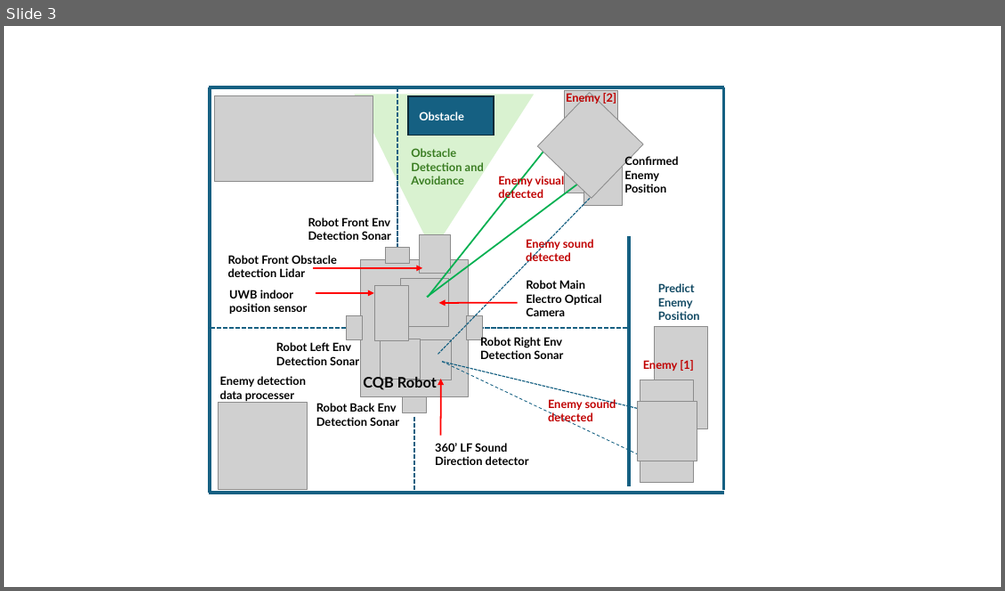
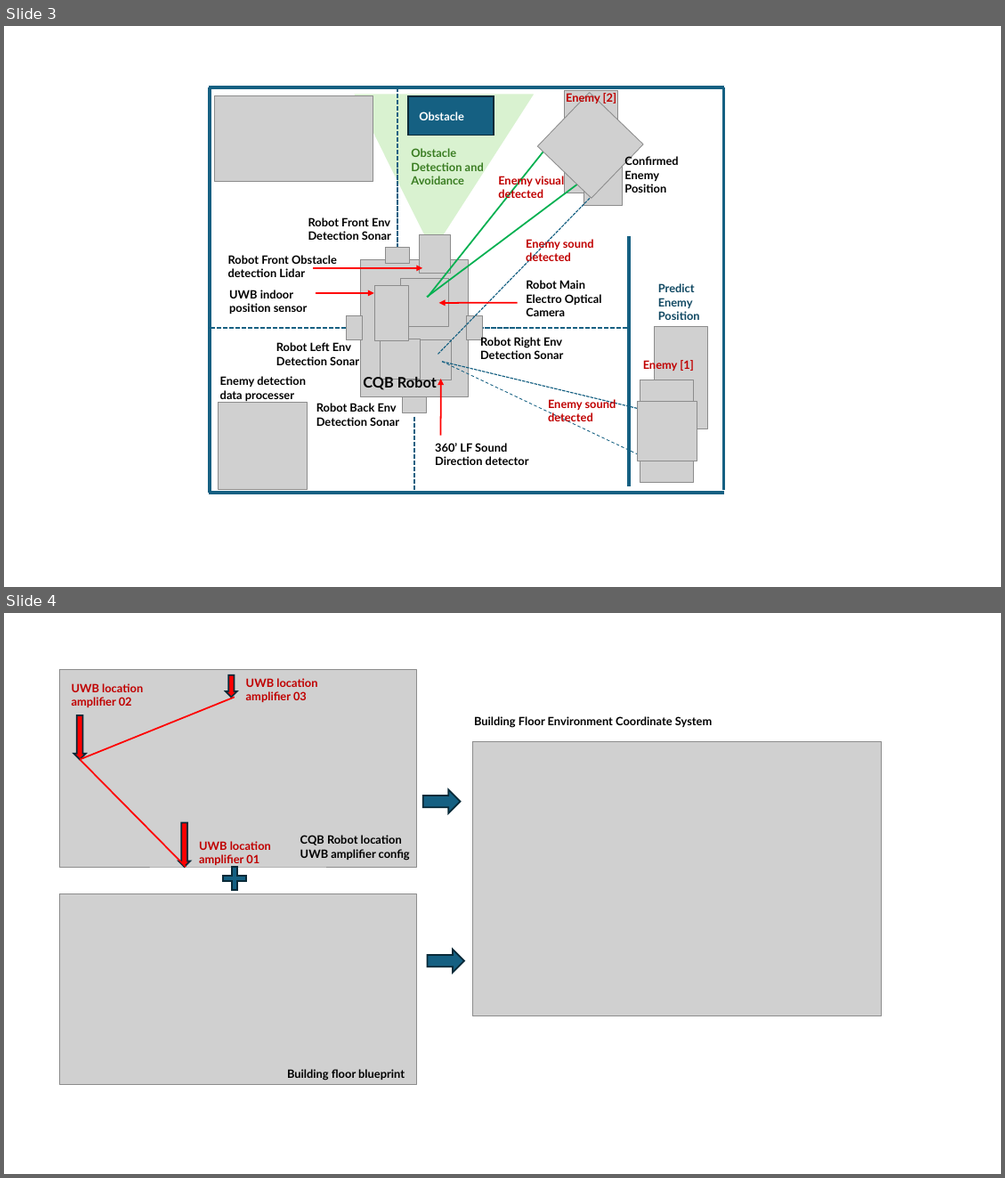
Before and after one commit to LiuYuancheng/2D_Indoor_CQB_Simulator, a slide deck: doc/designDoc.pptx. Shown one above the other, each under a label of ours: slide 3 before the commit, slides 3 and 4 after it. The pictures are 1005x591 and 1005x1178 pixels, drawn with LibreOffice and Linux fonts; fonts in the diff are those of the drawing; grey boxes stand for pictures. Boxes give left, top, right and bottom in pixels: in the first picture for what was removed or moved away, otherwise in the second. Text is boxed around its words. In the diff, an @@ line names an element or a change of style, - is before the commit and + after.

```diff
--- a/doc/designDoc.pptx
+++ b/doc/designDoc.pptx
@@ slide 4 added at (x1=4, y1=613, x2=1001, y2=1174), background #FFFFFF @@
@@ picture added at (x1=59, y1=670, x2=416, y2=868) @@
@@ text added at (x1=72, y1=683, x2=143, y2=707), 11 pt, text #C00000, bold @@
+UWB location amplifier 02
@@ down arrow added at (x1=226, y1=675, x2=236, y2=697), fill #FF0000, outline #092A39 1.5 pt @@
@@ text added at (x1=246, y1=678, x2=317, y2=702), 11 pt, text #C00000, bold @@
+UWB location amplifier 03
@@ down arrow added at (x1=74, y1=715, x2=86, y2=760), fill #FF0000, outline #092A39 1.5 pt @@
@@ line added from (80, 760) to (235, 697), #FF0000 1.5 pt @@
@@ text added at (x1=474, y1=716, x2=712, y2=728), 11 pt, text #000000, bold @@
+Building Floor Environment Coordinate System
@@ picture added at (x1=472, y1=742, x2=882, y2=1016) @@
@@ line added from (80, 760) to (186, 867), #FF0000 1.5 pt @@
@@ right arrow added at (x1=423, y1=789, x2=461, y2=812), fill #156082, outline #092A39 1.5 pt @@
@@ down arrow added at (x1=178, y1=822, x2=190, y2=867), fill #FF0000, outline #092A39 1.5 pt @@
@@ text added at (x1=199, y1=841, x2=271, y2=865), 11 pt, text #C00000, bold @@
+UWB location amplifier 01
@@ text added at (x1=300, y1=835, x2=410, y2=860), 11 pt, text #000000, bold @@
+CQB Robot location UWB amplifier config
@@ plus added at (x1=223, y1=867, x2=246, y2=890), fill #156082, outline #092A39 1.5 pt @@
@@ picture added at (x1=59, y1=893, x2=416, y2=1084) @@
@@ right arrow added at (x1=428, y1=949, x2=464, y2=972), fill #156082, outline #092A39 1.5 pt @@
@@ text added at (x1=287, y1=1069, x2=404, y2=1080), 11 pt, text #000000, bold @@
+Building floor blueprint
```
Also in this commit, not shown: 1 other slide added, 5 other files.
